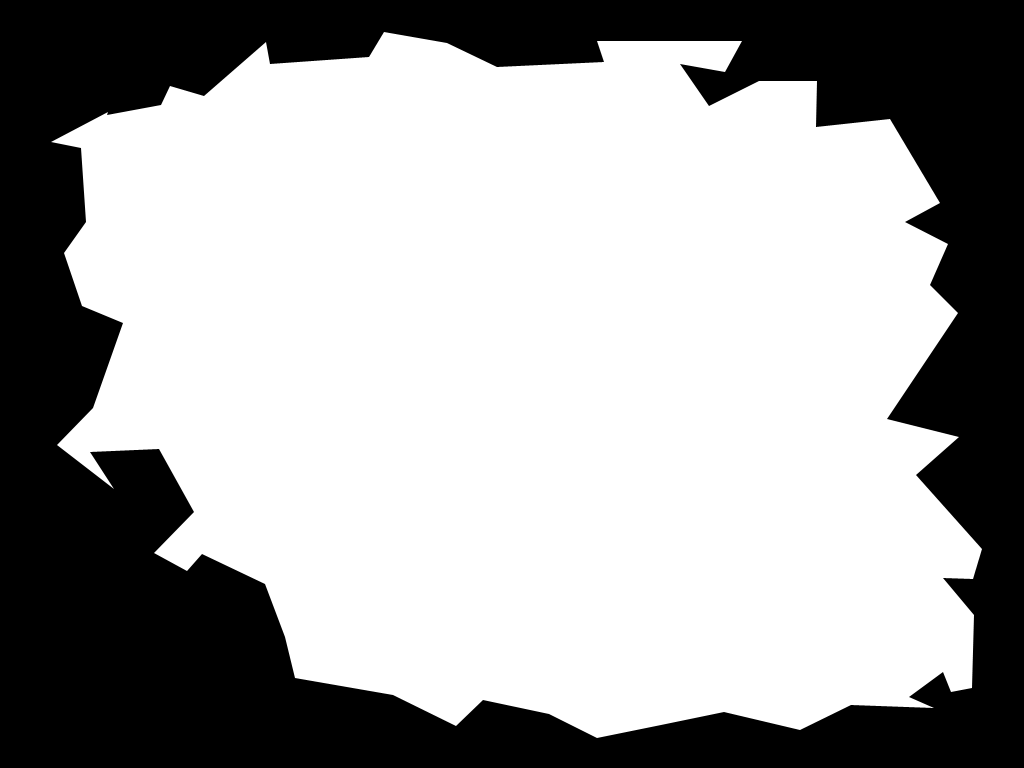
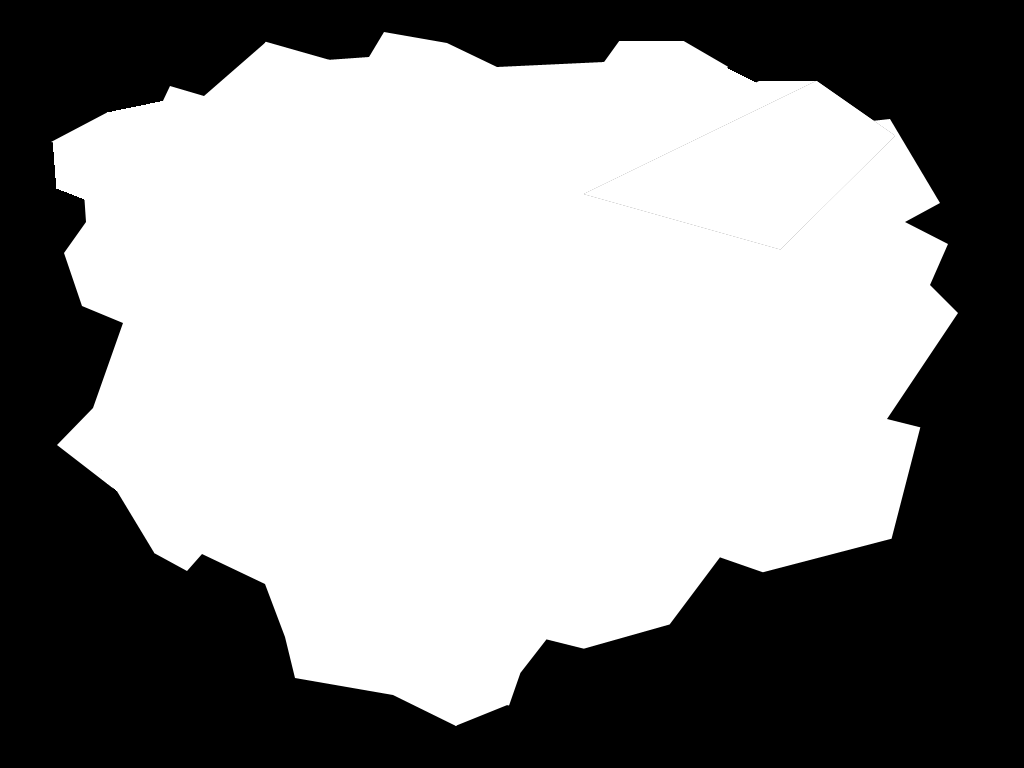
Revision of a layered 1024x768 image; what changed, layer by layer:
painted on "Layer 1" over 53, 41, 982, 738
